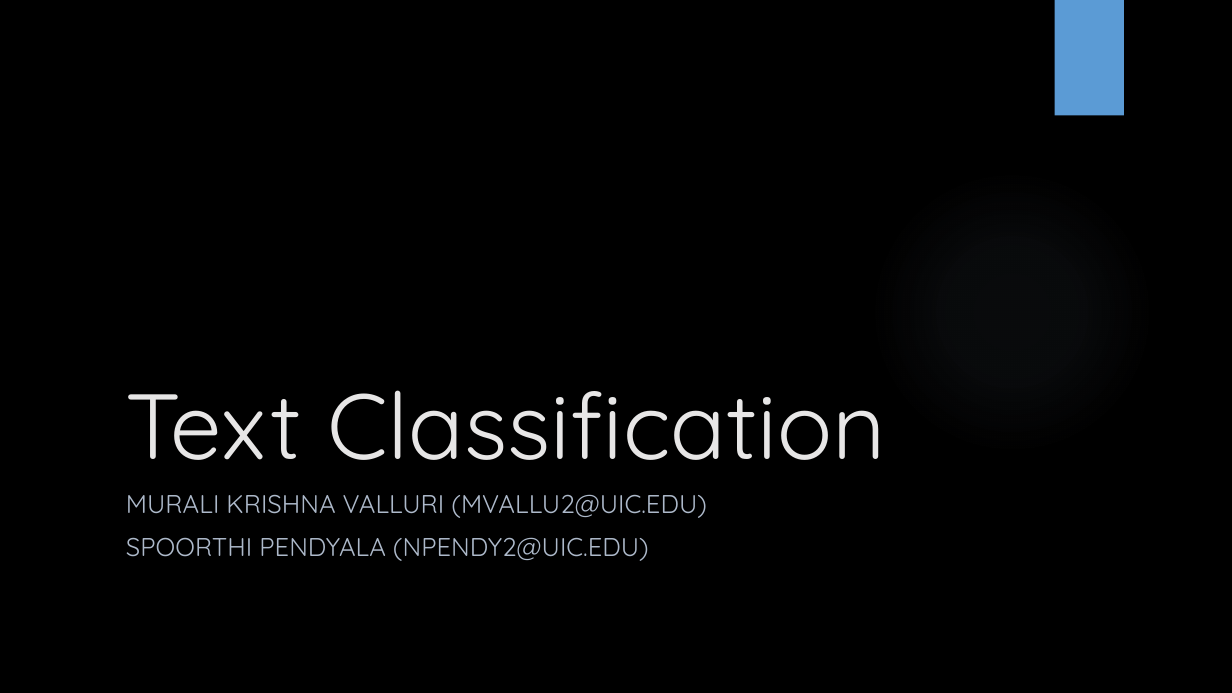
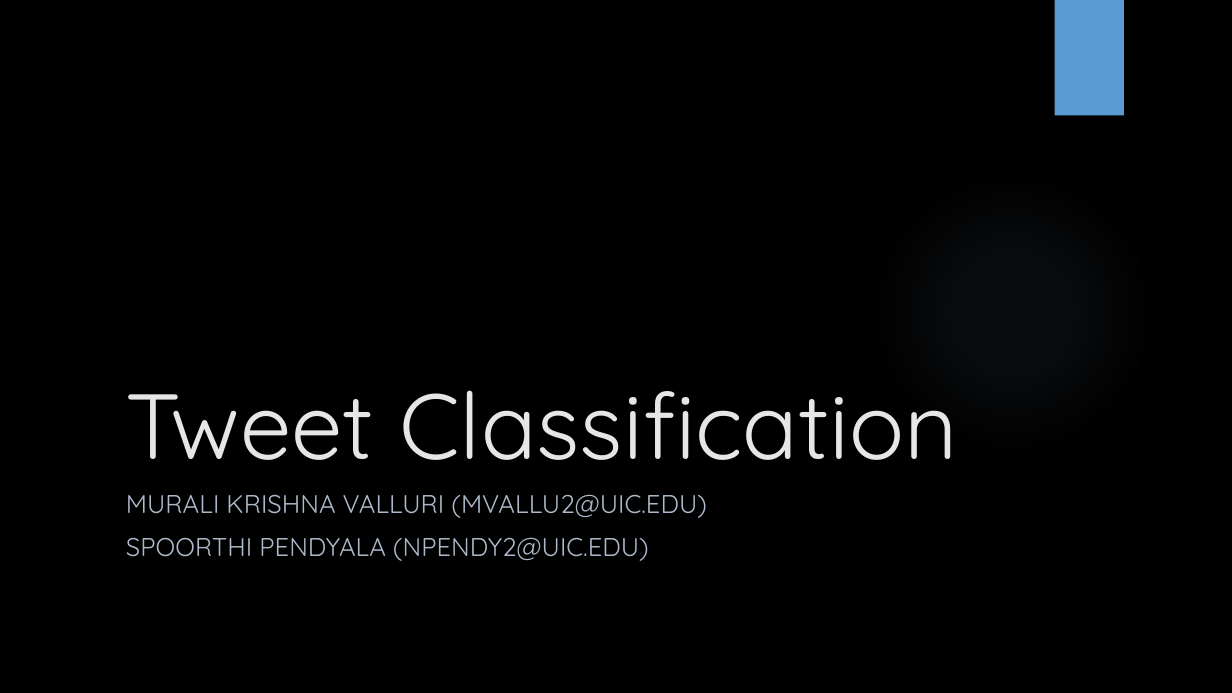
Before and after one commit to mkvalluri/cs583-project-2, a slide deck: slide 1 of docs/Presentation.pptx. Drawn at 1232x693 pixels with LibreOffice and Linux fonts; fonts in the diff are those of the drawing; background and template pictures are left out. Boxes give left, top, right and bottom in pixels: in the first picture for what was removed or moved away, otherwise in the second. Text is boxed around its words. In the diff, an @@ line names an element or a change of style, - is before the commit and + after.

```diff
--- a/docs/Presentation.pptx
+++ b/docs/Presentation.pptx
@@ title at bbox=[126, 390, 958, 460]: text changed @@
-Text Classification
+Tweet Classification
```
Also in this commit, not shown: 2 other slides changed, 1 other file.
